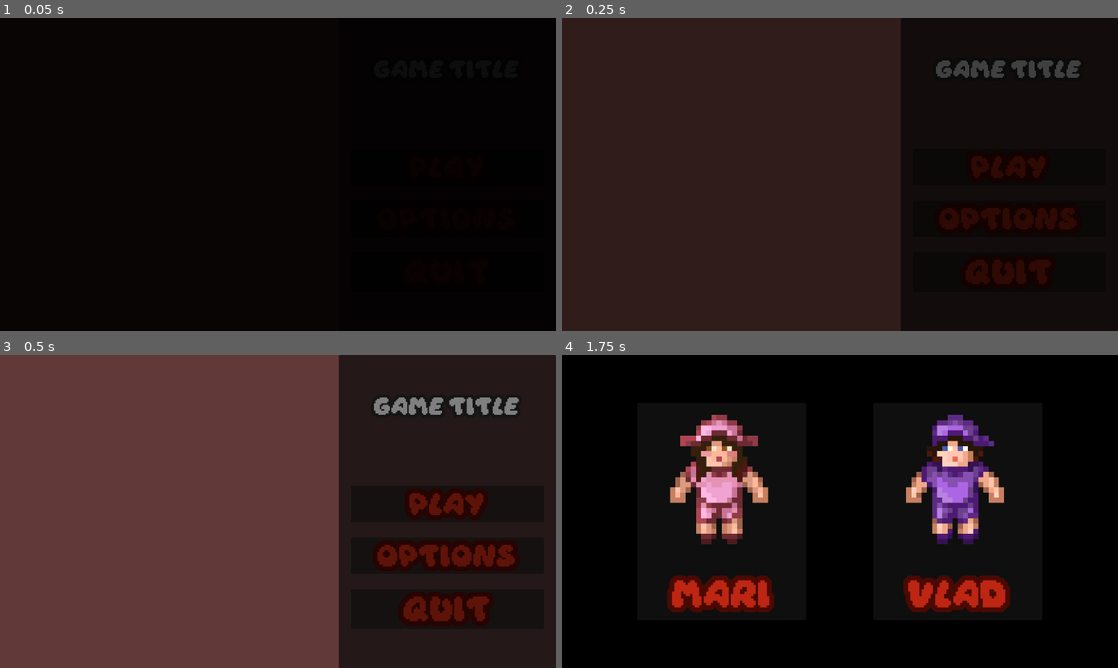
Above: before the commit, frames 1-4 (two rows, left to right).
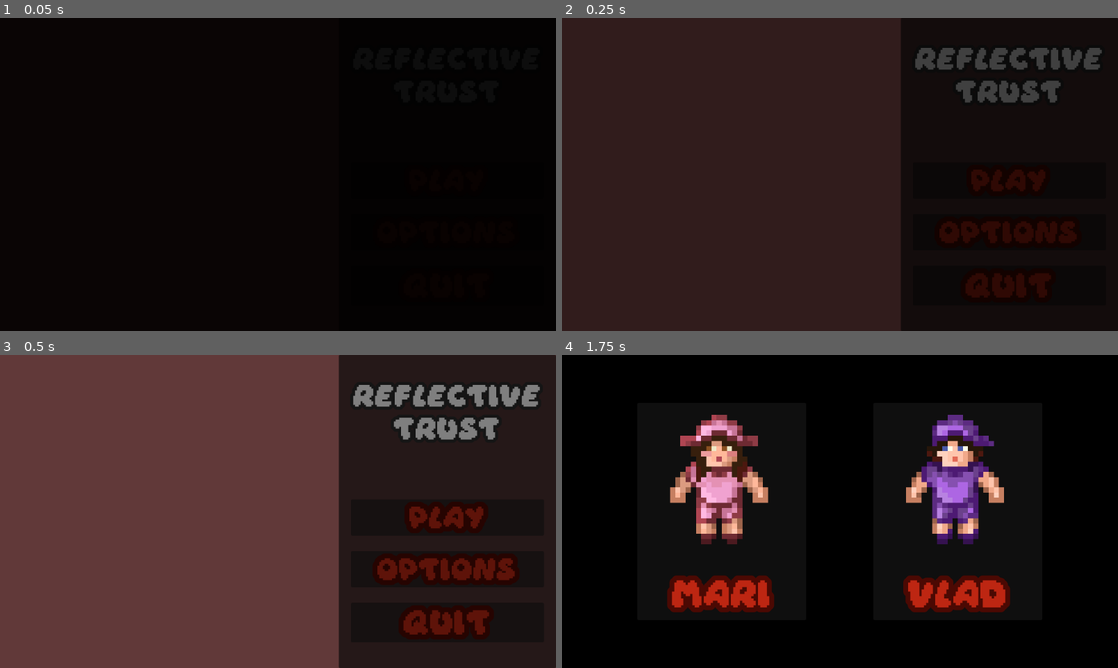
Above: after the commit, the same moments.

Repository: Vlad-935/Reflective-Trust
Game: Godot game, scene res://scenes/root.tscn
Two runs of this game, one before a commit and one after it. Both use one fixed random seed, a clock stepped at 60 frames per second and the inputs below.
Inputs:
- Up to frame 1 (0.05 s): no input
- Up to frame 2 (0.25 s): no input
- Up to frame 3 (0.5 s): no input
- Up to frame 4 (1.75 s): click "Play" at 0.5 s; click "Play" at 1.25 s

The runs differ from the first frame. In frame 2, 5.7% of the frame differs, in the area x 63-98%, y 9-90%; in frame 3, 6.3%; in frame 4, nothing differs.

Commit message:
Added end song and game title

Diff:
--- a/reflective-trust/scenes/ui/main_screen.tscn
+++ b/reflective-trust/scenes/ui/main_screen.tscn
@@ -51,14 +51,17 @@
 theme = ExtResource("1_1ws2m")
 
 [node name="Label" type="Label" parent="MainScreen/CenterContainer/VBoxContainer" unique_id=432091987]
+custom_minimum_size = Vector2(150, 100)
 layout_mode = 2
-text = "Game Title"
+theme_override_font_sizes/font_size = 40
+text = "Reflective Trust"
 horizontal_alignment = 1
 vertical_alignment = 1
+autowrap_mode = 3
 
 [node name="HSeparator" type="HSeparator" parent="MainScreen/CenterContainer/VBoxContainer" unique_id=1790958471]
 layout_mode = 2
-theme_override_constants/separation = 75
+theme_override_constants/separation = 50
 theme_override_styles/separator = SubResource("StyleBoxLine_ijygm")
 
 [node name="Play" parent="MainScreen/CenterContainer/VBoxContainer" unique_id=825698153 instance=ExtResource("2_wxjlq")]
Not shown, added: reflective-trust/assests/audio/music/End Credits Song.mp3.import
Not shown, added: reflective-trust/assests/audio/music/End Credits Song.mp3
